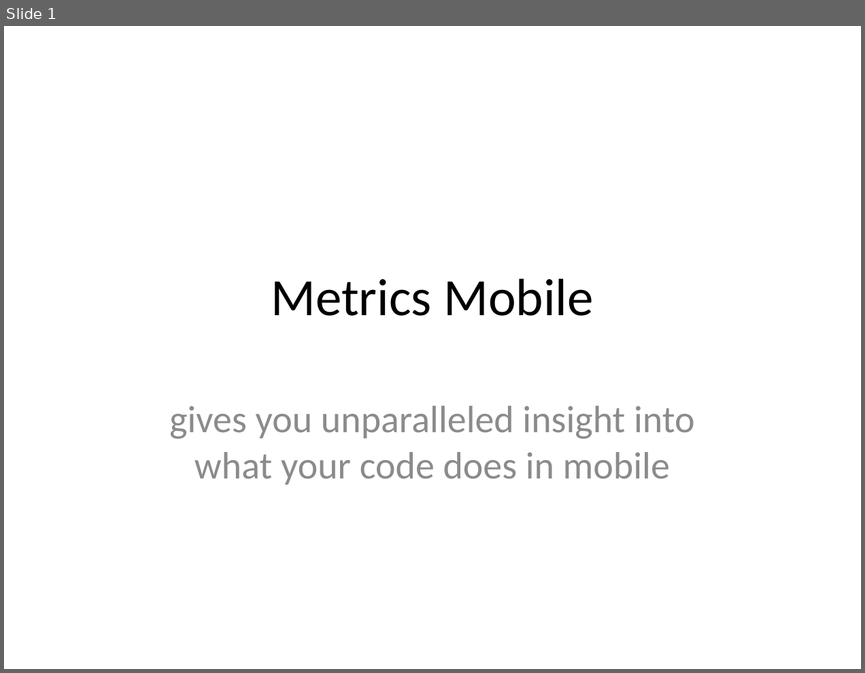
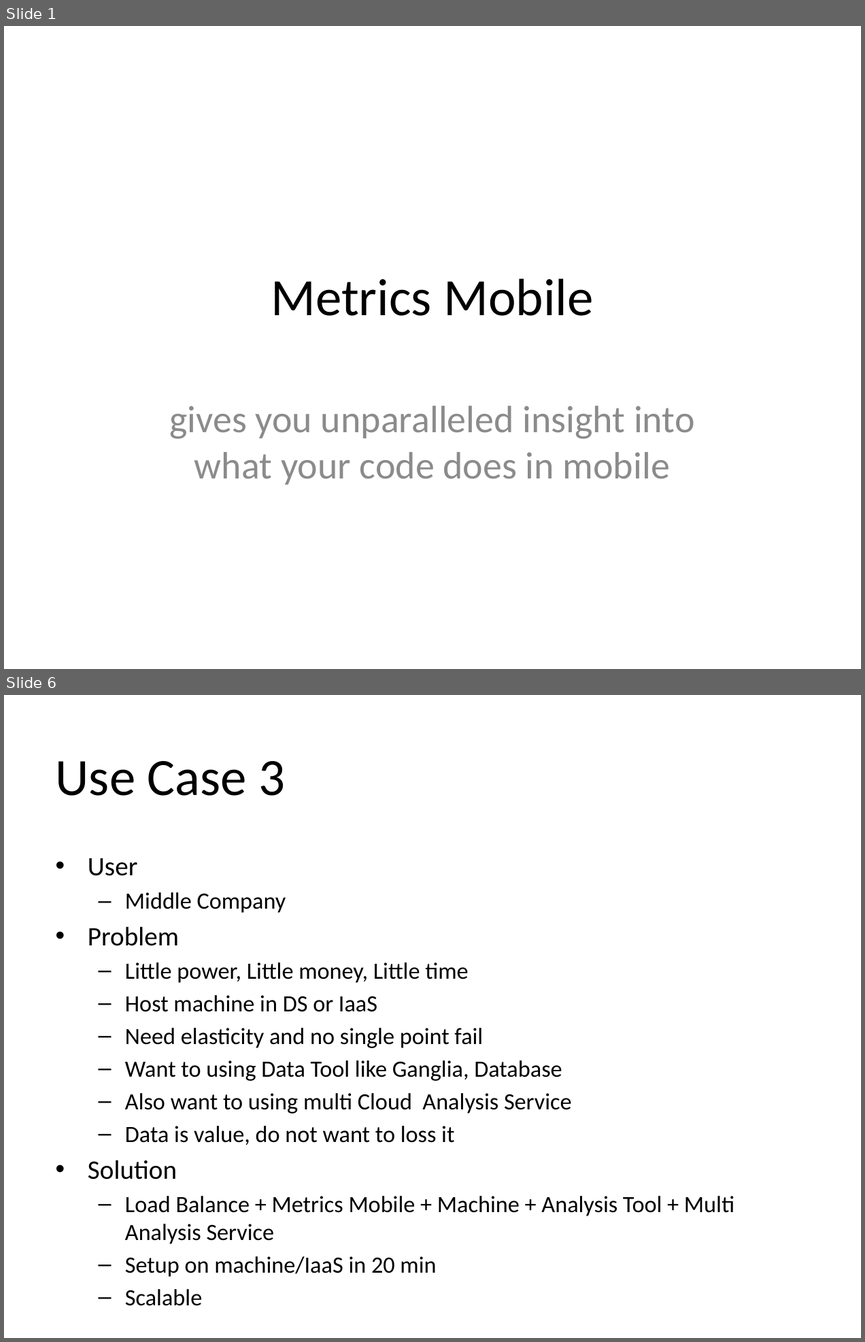
Before and after one commit to yankay/mobile-metrics, a slide deck: doc/metrics-mobile proposal.pptx. Shown one above the other, each under a label of ours: slide 1 before the commit, slides 1 and 6 after it; the slides between them are not shown. The pictures are 865x673 and 865x1342 pixels, drawn with LibreOffice and Linux fonts; fonts in the diff are those of the drawing. Boxes give left, top, right and bottom in pixels: in the first picture for what was removed or moved away, otherwise in the second. Text is boxed around its words. In the diff, an @@ line names an element or a change of style, - is before the commit and + after.

```diff
--- a/doc/metrics-mobile proposal.pptx
+++ b/doc/metrics-mobile proposal.pptx
@@ slide 6 added at box(4, 695, 861, 1338), background #FFFFFF @@
@@ title added at box(56, 761, 285, 796), 44 pt, text #000000 @@
+Use Case 3
@@ text added at box(88, 858, 734, 1276), 19.6 pt, text #000000 @@
+• User
+  – Middle Company
+• Problem
+  – Little power, Little money, Little time
+  – Host machine in DS or IaaS
+  – Need elasticity and no single point fail
+  – Want to using Data Tool like Ganglia, Database
+  – Also want to using multi Cloud Analysis Service
+  – Data is value, do not want to loss it
+• Solution
+  – Load Balance + Metrics Mobile + Machine + Analysis Tool + Multi Analysis Service
+  – Setup on machine/IaaS in 20 min
+  – Scalable
```
Also in this commit, not shown: 1 slide changed, 9 other slides added.
